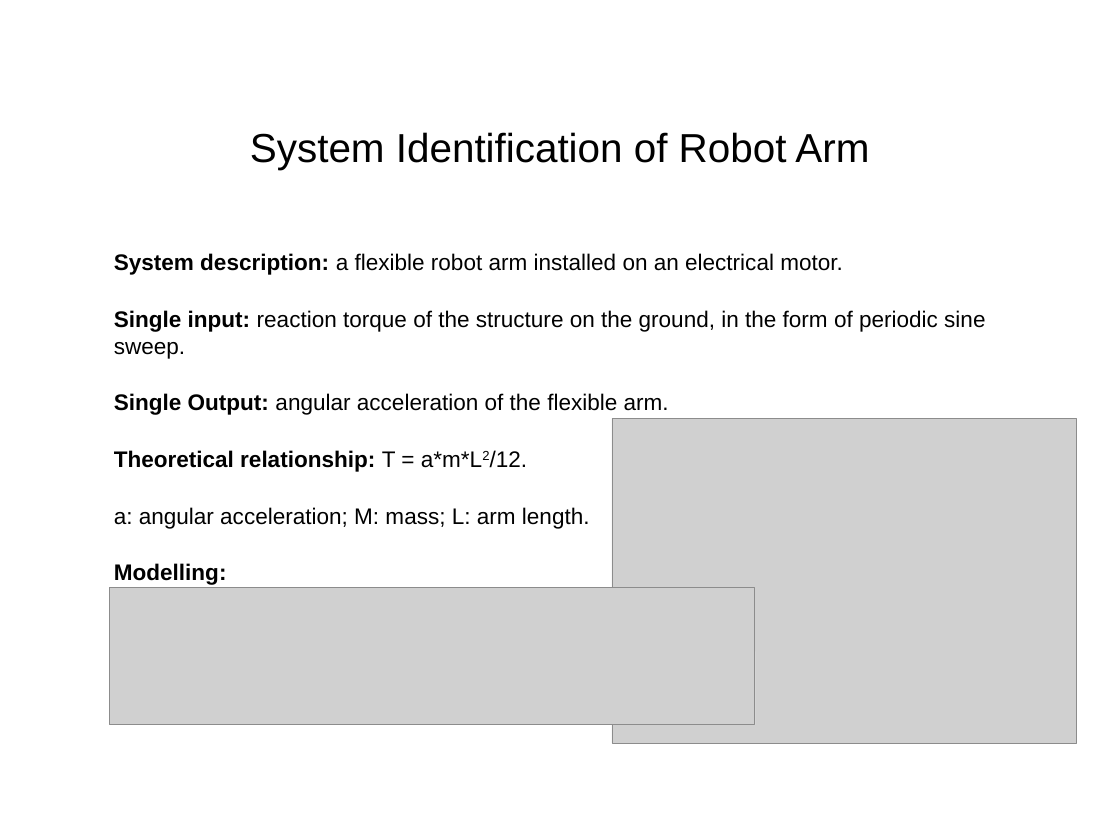
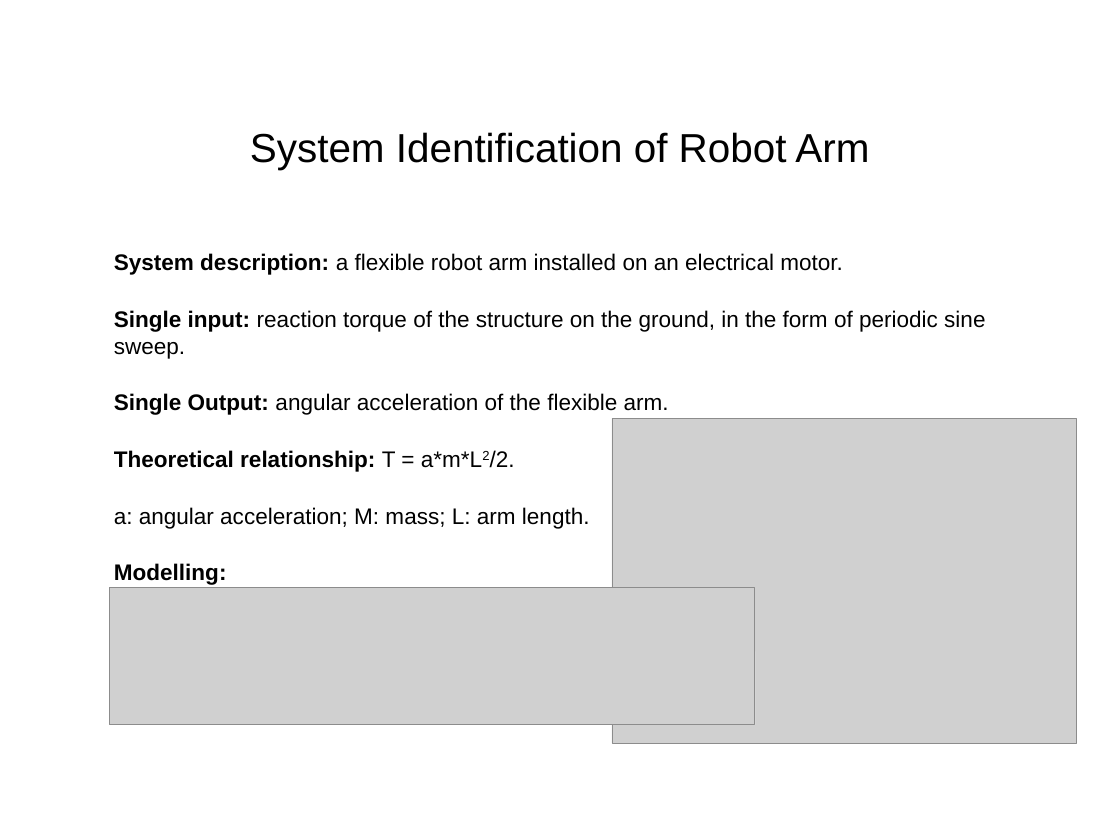
Before and after one commit to estaf90/SystemIdentification, a slide deck: slide 1 of Project3/SystemIdentificationProject3.pptx. Drawn at 1120x840 pixels with LibreOffice and Linux fonts; fonts in the diff are those of the drawing; grey boxes stand for pictures. Boxes give left, top, right and bottom in pixels: in the first picture for what was removed or moved away, otherwise in the second. Text is boxed around its words. In the diff, an @@ line names an element or a change of style, - is before the commit and + after.

```diff
--- a/Project3/SystemIdentificationProject3.pptx
+++ b/Project3/SystemIdentificationProject3.pptx
@@ subtitle at <box>114,450,515,472</box>: text changed @@
-Theoretical relationship: T = a*m*L2/12.
+Theoretical relationship: T = a*m*L2/2.
```
Also in this commit, not shown: 1 other file.
